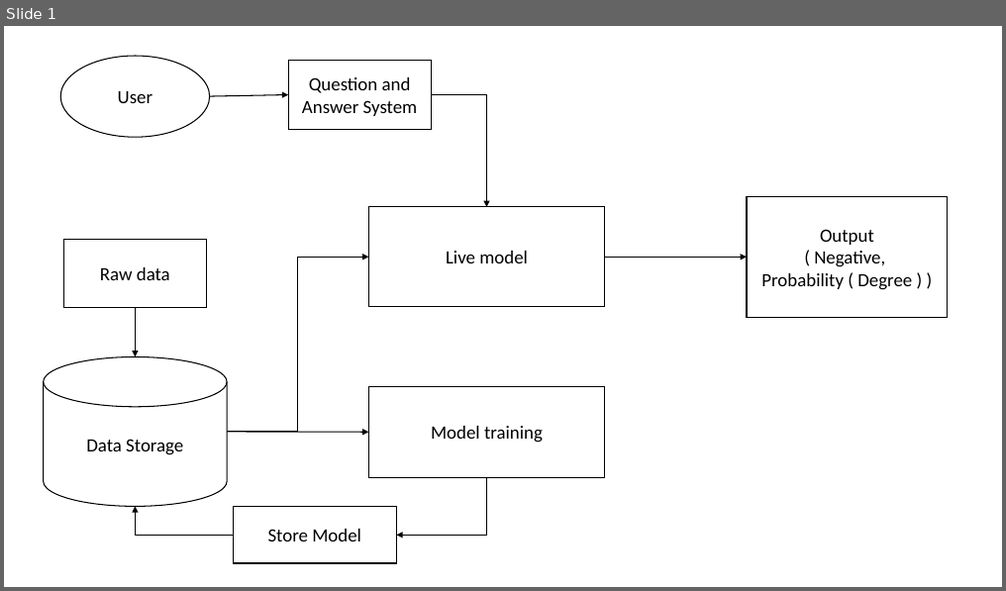
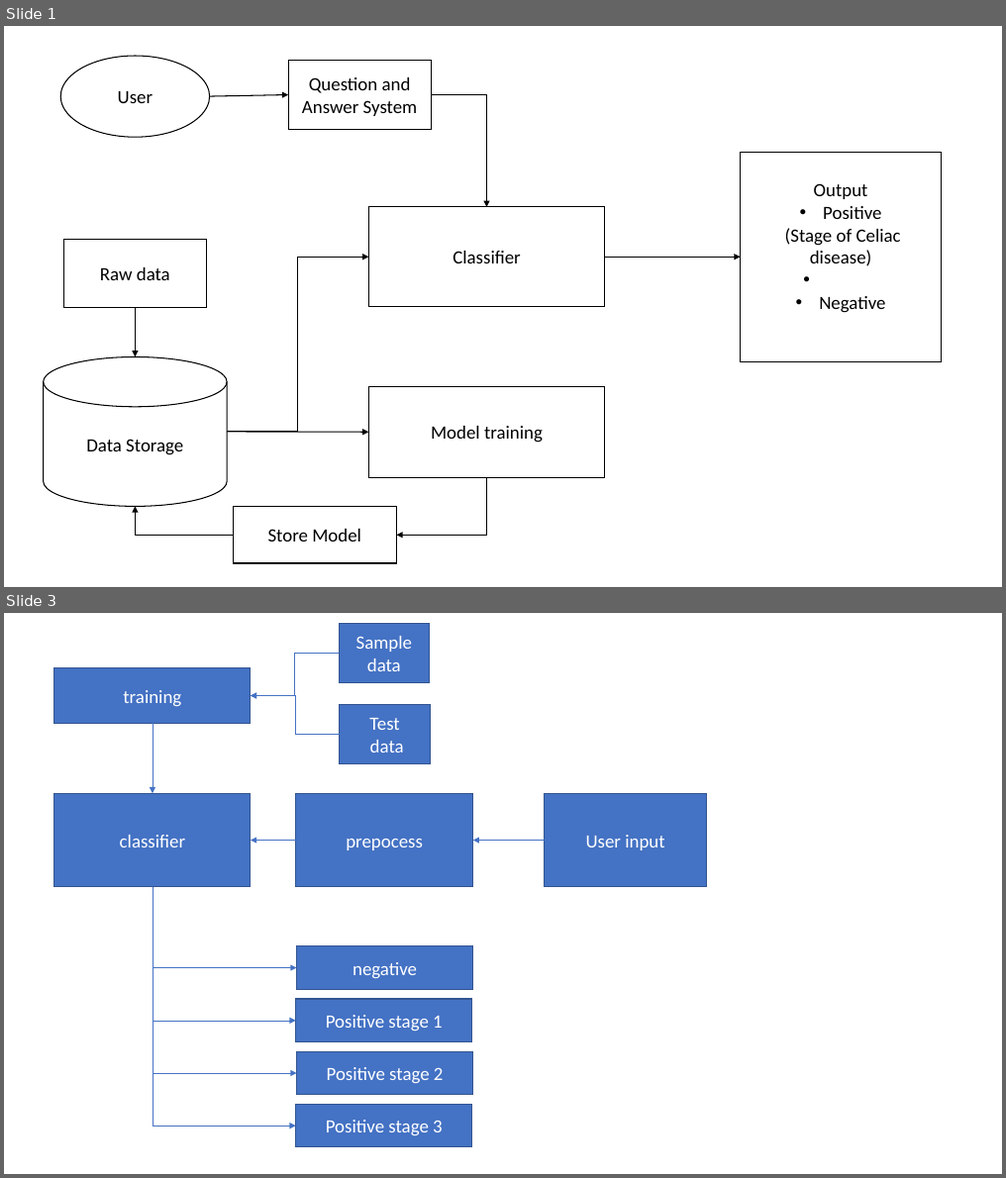
Before and after one commit to moribaleta/Fundamentals-of-Research, a slide deck: Gradient Boosting/system architecture.pptx. Shown one above the other, each under a label of ours: slide 1 before the commit, slides 1 and 3 after it; the slides between them are not shown. The pictures are 1006x591 and 1006x1178 pixels, drawn with LibreOffice and Linux fonts; fonts in the diff are those of the drawing. Boxes give left, top, right and bottom in pixels: in the first picture for what was removed or moved away, otherwise in the second. Text is boxed around its words. In the diff, an @@ line names an element or a change of style, - is before the commit and + after.

```diff
--- a/Gradient Boosting/system architecture.pptx
+++ b/Gradient Boosting/system architecture.pptx
@@ slide 3 added at bbox=[4, 613, 1002, 1174], background #FFFFFF @@
@@ rectangle added at bbox=[339, 624, 430, 682], fill #4472C4, outline #325491 1 pt, 18 pt, text #FFFFFF @@
+Sample data
@@ rectangle added at bbox=[54, 668, 251, 724], fill #4472C4, outline #325491 1 pt, 18 pt, text #FFFFFF @@
+training
@@ elbow arrow added from (339, 653) to (251, 695), #4472C4 0.5 pt @@
@@ elbow arrow added from (340, 735) to (251, 695), #4472C4 0.5 pt @@
@@ arrow added from (152, 723) to (152, 793), #4472C4 0.5 pt @@
@@ rectangle added at bbox=[340, 704, 430, 763], fill #4472C4, outline #325491 1 pt, 18 pt, text #FFFFFF @@
+Test
+data
@@ rectangle added at bbox=[54, 793, 251, 887], fill #4472C4, outline #325491 1 pt, 18 pt, text #FFFFFF @@
+classifier
@@ rectangle added at bbox=[296, 793, 473, 887], fill #4472C4, outline #325491 1 pt, 18 pt, text #FFFFFF @@
+prepocess
@@ rectangle added at bbox=[545, 793, 707, 887], fill #4472C4, outline #325491 1 pt, 18 pt, text #FFFFFF @@
+User input
@@ arrow added from (296, 841) to (251, 841), #4472C4 0.5 pt @@
@@ arrow added from (545, 841) to (473, 841), #4472C4 0.5 pt @@
@@ elbow arrow added from (152, 887) to (297, 967), #4472C4 0.5 pt @@
@@ elbow arrow added from (152, 887) to (296, 1021), #4472C4 0.5 pt @@
@@ elbow arrow added from (152, 887) to (297, 1073), #4472C4 0.5 pt @@
@@ elbow arrow added from (152, 887) to (296, 1127), #4472C4 0.5 pt @@
@@ rectangle added at bbox=[297, 947, 473, 990], fill #4472C4, outline #325491 1 pt, 18 pt, text #FFFFFF @@
+negative
@@ rectangle added at bbox=[296, 999, 472, 1043], fill #4472C4, outline #325491 1 pt, 18 pt, text #FFFFFF @@
+Positive stage 1
@@ rectangle added at bbox=[297, 1052, 473, 1095], fill #4472C4, outline #325491 1 pt, 18 pt, text #FFFFFF @@
+Positive stage 2
@@ rectangle added at bbox=[296, 1105, 472, 1149], fill #4472C4, outline #325491 1 pt, 18 pt, text #FFFFFF @@
+Positive stage 3
@@ slide 1 changed as well @@
@@ rectangle "Output": place and size @@
-rectangle "Output" at bbox=[746, 196, 948, 318]
+rectangle "Output" at bbox=[741, 152, 943, 363]
@@ text in rectangle at bbox=[785, 206, 901, 313]: text changed @@
-( Negative,
-Probability ( Degree ) )
+• Positive
+(Stage of Celiac disease)
+• Negative
@@ text in rectangle at bbox=[452, 251, 520, 264]: text changed @@
-Live model
+Classifier
@@ arrow moved from (605, 258) - (746, 258) to (605, 258) - (741, 258) @@
```
Also in this commit, not shown: 1 other slide added, 14 other files.
